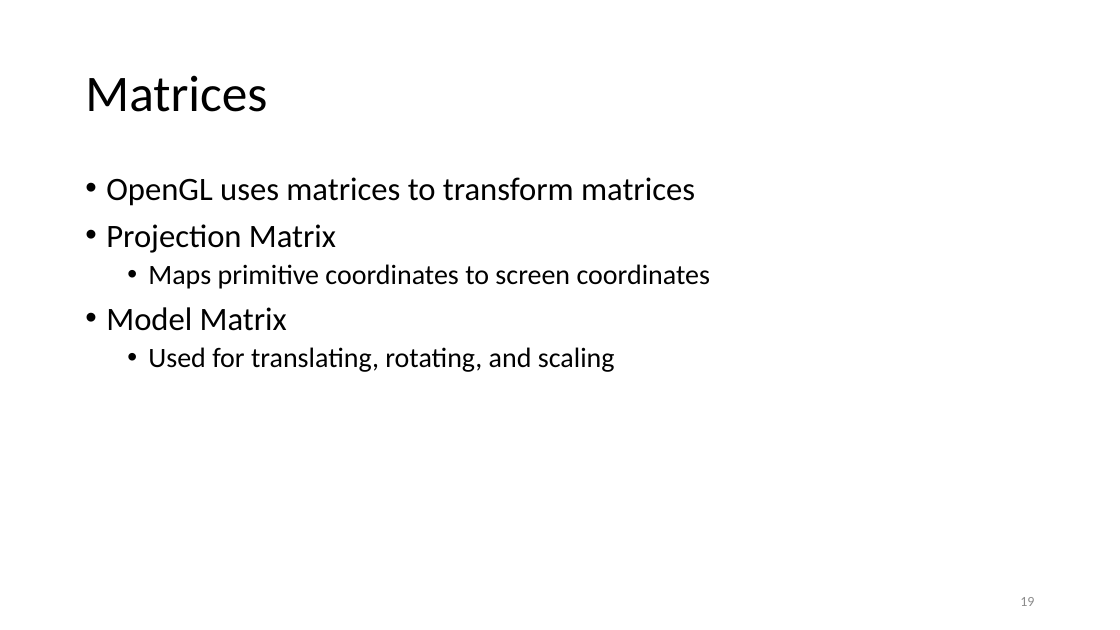
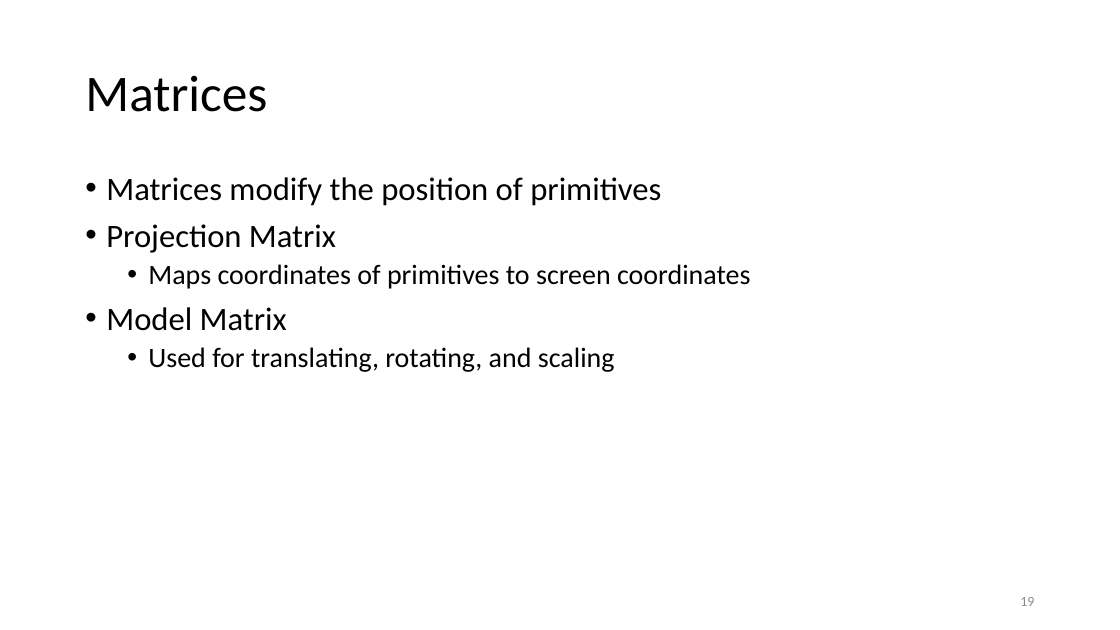
Before and after one commit to ShepherdJerred-homework/seminar-presentation, a slide deck: slide 19 of presentation.pptx. Drawn at 1120x630 pixels with LibreOffice and Linux fonts; fonts in the diff are those of the drawing. Boxes give left, top, right and bottom in pixels: in the first picture for what was removed or moved away, otherwise in the second. Text is boxed around its words. In the diff, an @@ line names an element or a change of style, - is before the commit and + after.

```diff
--- a/presentation.pptx
+++ b/presentation.pptx
@@ text at box(106, 177, 661, 206): text changed @@
-• OpenGL uses matrices to transform matrices
+• Matrices modify the position of primitives
@@ text at box(148, 264, 750, 289): text changed @@
-  • Maps primitive coordinates to screen coordinates
+  • Maps coordinates of primitives to screen coordinates
```
Also in this commit, not shown: 1 other slide changed.
